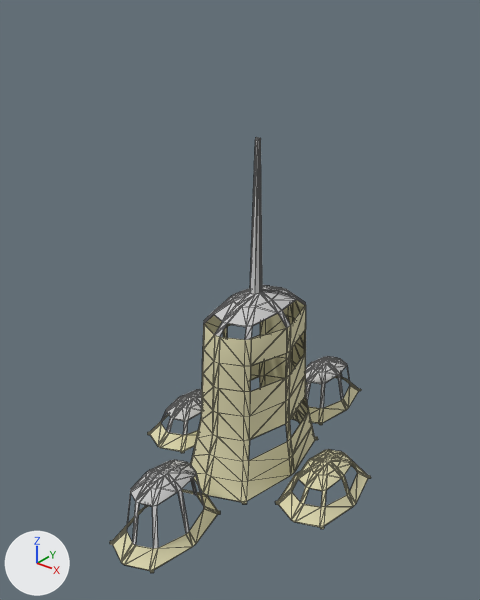
The FBX model Assets/Meshes/Recintos/baseGrande.FBX as it was, and as the next commit left it.
Rendered twice from a camera (50 mm lens) standing at (7.65, -10.1, 10.22) and looking at (-0.1, -0.41, 4.21). Every picture has the same lights, and +X, +Y and +Z are marked at lower left. Mesh edges are drawn as thin lines. Where no turn or scale is listed for an object, it has been applied to the vertices.
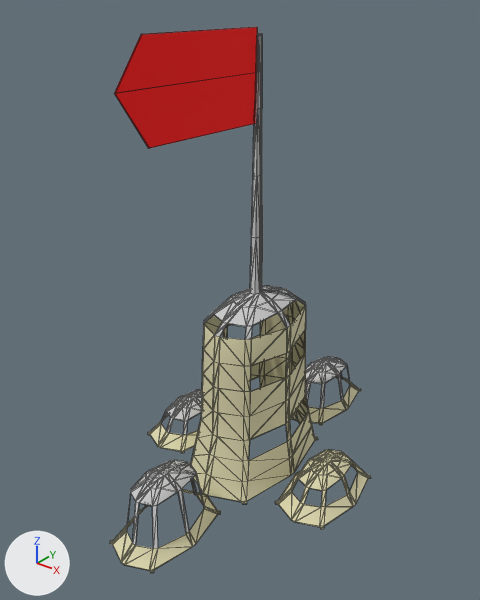
The newer file is also rescaled (x1.522), turned or shifted as a whole; pictures and numbers use the older file's frame.

Pixel boxes [x1, y1, x2, y2] of what changed, in the pictures (480 x 600 px):
'Plane002', reshaped (24% taller)
    before: [110, 137, 371, 573]
    after: [110, 33, 371, 573]
'Object002', added (red)
    after: [114, 27, 257, 148]
part 1 of me_mesh, built on
    before: [250, 137, 262, 294]
    after: [250, 33, 263, 294]

What changed in the scene script:
```text
Add mat_material__38:
    mat_material__38 = principled_material('Material #38')
    mat_material__38.base_color = (1.0, 0.0, 0.0)  # red #ff0000
    mat_material__38.roughness = 0.859
Change me_mesh:
    used by ob_plane002; location = (0.0, 0.0, 0.46)
    remove me_mesh.from_pydata(...)  # 1008 vertices, 2188 faces; spans x -2.73..2.73, y -4.2..4.2, z -0.45..7.04
    add me_mesh.from_pydata(...)  # 1056 vertices, 2284 faces; spans x -2.73..2.73, y -4.2..4.2, z -0.45..8.88
    me_mesh part 1
    16 vertices are removed from x -0.04..0.05, y -0.05..0.04, z 6.99..7.04
    44 faces are deleted
    53 vertices are added at x -0.11..0.12, y -0.11..0.1, z 5.06..8.88
    6 new vertices lie (0.0, 0.05, 0.0) away from vertices in x -0.11..0.12, y -0.03, z 5.09..6.34
    5 new vertices lie (0.09, 0.0, 0.0) away from vertices in x -0.04, y -0.08..0.07, z 6.32..8.87
    140 new faces join them, mat_material__25 (light grey #cacaca)
Add me_mesh_001:
    me_mesh_001.from_pydata([(-0.01, 1.39, 0.84), (0.01, 1.39, 0.84), (0.01, 1.41, -0.83), (-0.01, 1.41, -0.83), (-0.01, -1.41, 0.87), (0.01, -1.41, 0.87), (-0.01, -1.39, -0.8), (0.01, -1.39, -0.8), (0.01, 1.4, 0.07), (-0.01, 1.4, 0.07), (-0.01, -2.0, 0.11), (0.01, -2.0, 0.11)], [], [(3, 9, 8, 2), (4, 5, 1, 0), (5, 11, 8, 1), (7, 6, 3, 2), (6, 10, 9, 3), (9, 0, 1, 8), (11, 7, 2, 8), (10, 4, 0, 9)])
    me_mesh_001.materials.append(mat_material__38)  # its picture is missing
Add ob_object002:
    ob_object002 = bpy.data.objects.new('Object002', me_mesh_001)
    ob_object002.location = (-0.02, -1.42, 8.59)
```
